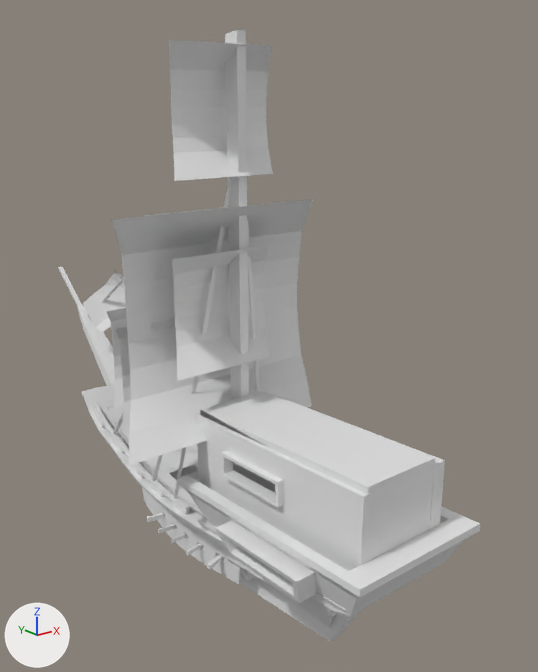
The Blender file Assets/Prefabs/ship.blend: old version first, new version second.
Both versions are drawn from a camera (50 mm lens) standing at (-23.3, -36.4, 28.5) and looking at (3.5, -2.9, 15.1). Arrows for +X, +Y and +Z are at lower left; the lights stay in place.
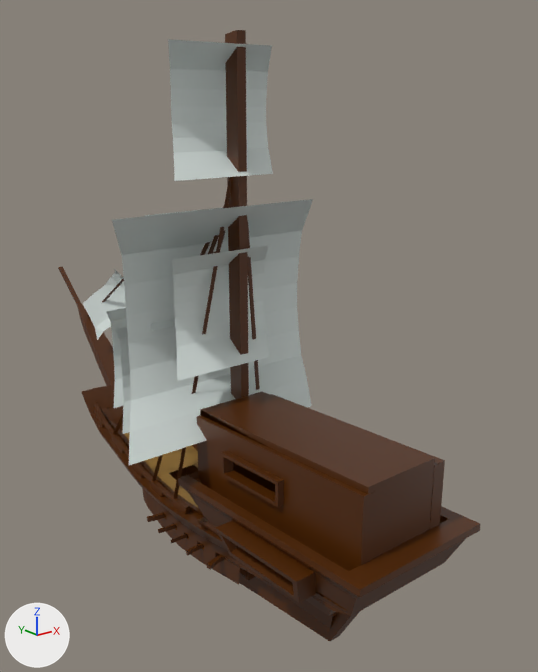
Changed parts and their boxes [x1, y1, x2, y2] in the pictures (538 x 672 px):
```json
{"part": 1, "of": "me_cube", "change": "recoloured", "before": [58, 30, 480, 641], "after": [58, 30, 480, 641], "on screen": "grey to brown"}
{"part": 2, "of": "me_cube", "change": "recoloured", "before": [83, 40, 313, 465], "after": [83, 40, 313, 465]}
{"part": 3, "of": "me_cube", "change": "recoloured", "before": [121, 430, 198, 508], "after": [121, 430, 198, 508], "on screen": "grey to brown"}
```

Scene script edits in JSON lines:
```json
{"op": "add", "block": "mat_deck", "code": ["mat_deck = principled_material('Deck')", "mat_deck.base_color = (0.304, 0.166, 0.0322)  # brown #967132"]}
{"op": "add", "block": "mat_wood", "code": ["mat_wood = principled_material('Wood')", "mat_wood.base_color = (0.0847, 0.0217, 0.0)  # brown #522900", "mat_wood.roughness = 0.4"]}
{"op": "add", "block": "mat_sail", "code": ["mat_sail = principled_material('Sail')", "mat_sail.base_color = (0.678, 0.742, 0.717)  # light grey #d7e0dc"]}
{"block": "me_cube", "where": "me_cube.from_pydata(...)  # 3995 vertices, 3903 faces; spans x -5.9..6.3, y -14.5..14.7, z 0.1..25.4"}
{"block": "me_cube", "where": "# used by ob_cube; location = (0.0, 0.0, 0.0); scale = (1.26, 1.26, 1.26)"}
{"block": "me_cube", "change": "me_cube part 1: 3815 of the faces centred in x -3.7..3.6, y -14.5..14.6, z 0.1..25.3 switch from mat_material (white #e7e7e7) to mat_wood (brown #522900)"}
{"block": "me_cube", "change": "me_cube part 2: 72 of the faces centred in x -1.1..1.3, y -3.5..10.2, z 7.9..24.4 switch from mat_material (white #e7e7e7) to mat_sail (light grey #d7e0dc)"}
{"block": "me_cube", "change": "me_cube part 3: 16 of the faces centred in x -1.1..1.3, y -1.7..4.9, z 4.0..5.4 switch from mat_material (white #e7e7e7) to mat_deck (brown #967132)"}
```
